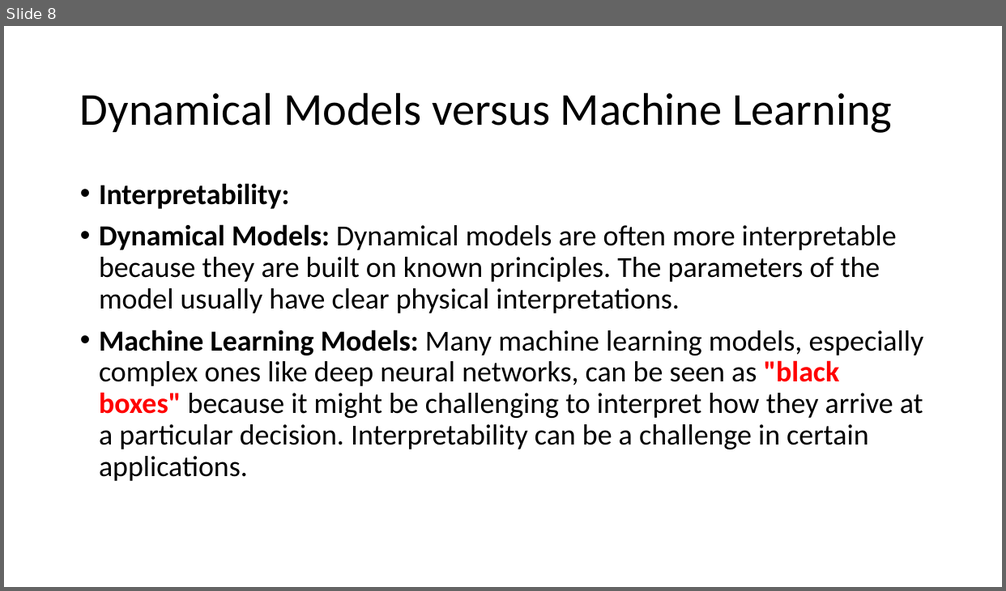
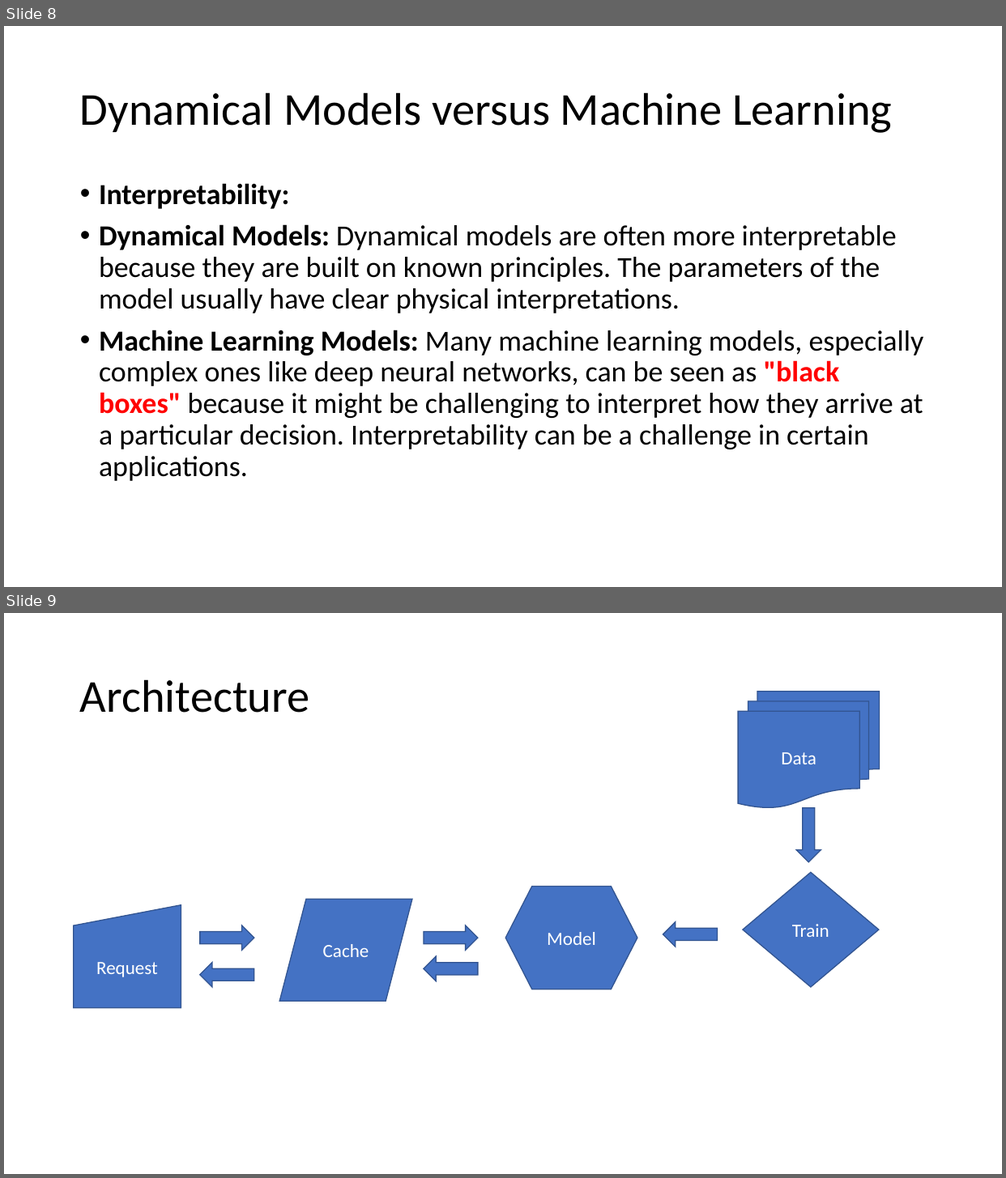
Before and after one commit to jamessdixon/swe4s, a slide deck: SWES_MachineLearning.pptx. Shown one above the other, each under a label of ours: slide 8 before the commit, slides 8 and 9 after it. The pictures are 1006x591 and 1006x1178 pixels, drawn with LibreOffice and Linux fonts; fonts in the diff are those of the drawing. Boxes give left, top, right and bottom in pixels: in the first picture for what was removed or moved away, otherwise in the second. Text is boxed around its words. In the diff, an @@ line names an element or a change of style, - is before the commit and + after.

```diff
--- a/SWES_MachineLearning.pptx
+++ b/SWES_MachineLearning.pptx
@@ slide 9 added at (4, 613, 1002, 1174), background #FFFFFF @@
@@ title added at (80, 679, 310, 713), 44 pt, text #000000 @@
+Architecture
@@ flow chart multidocument added at (739, 692, 880, 808), fill #4472C4, outline #325491 1 pt, 18 pt, text #FFFFFF @@
+Data
@@ down arrow added at (797, 808, 821, 862), fill #4472C4, outline #325491 1 pt @@
@@ diamond added at (743, 873, 879, 987), fill #4472C4, outline #325491 1 pt, 18 pt, text #FFFFFF @@
+Train
@@ flow chart input output added at (279, 899, 412, 1001), fill #4472C4, outline #325491 1 pt, 18 pt, text #FFFFFF @@
+Cache
@@ flow chart preparation added at (505, 886, 637, 990), fill #4472C4, outline #325491 1 pt, 18 pt, text #FFFFFF @@
+Model
@@ flow chart manual input added at (74, 905, 181, 1008), fill #4472C4, outline #325491 1 pt, 18 pt, text #FFFFFF @@
+Request
@@ down arrow added at (201, 926, 254, 950), fill #4472C4, outline #325491 1 pt @@
@@ down arrow added at (424, 926, 478, 950), fill #4472C4, outline #325491 1 pt @@
@@ down arrow added at (663, 922, 717, 947), fill #4472C4, outline #325491 1 pt @@
@@ down arrow added at (200, 962, 253, 987), fill #4472C4, outline #325491 1 pt @@
@@ down arrow added at (424, 956, 478, 981), fill #4472C4, outline #325491 1 pt @@
```
Also in this commit, not shown: 2 slides changed, 2 other files.
